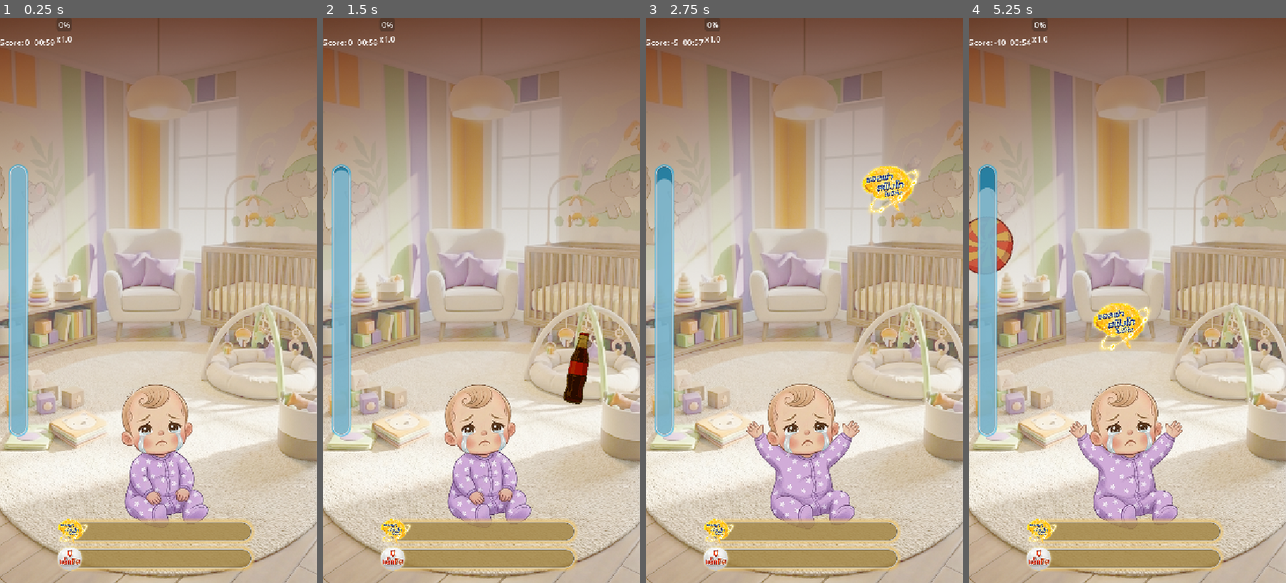
Above: before the commit, frames 1-4 (left to right).
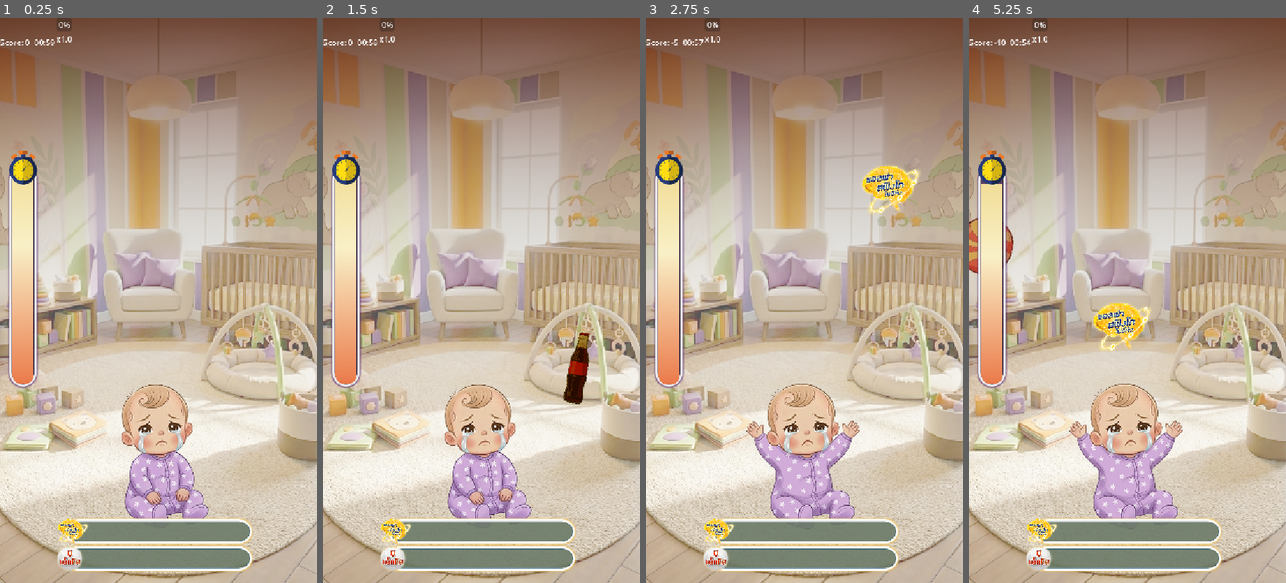
Above: after the commit, the same moments.

Repository: 6099sin/pro-c
Game: Godot game, scene res://scenes/core/Main.tscn
The game is run twice, just before and just after one commit, with the same random seed, the same clock (stepped at 60 frames per second) and the same inputs. This scene is started directly instead of the project's main scene.
Inputs (mouse positions are in pixels of both pictures, inside the frame that each line leads up to):
- Up to frame 1 (0.25 s): no input
- Up to frame 2 (1.5 s): tap Enter at 0.5 s; move the mouse to (551, 272) at 0.52 s; click (551, 272) at 0.67 s; drag from (627, 323) to (481, 453) at 1.27 s
- Up to frame 3 (2.75 s): move the mouse to (836, 176) at 2.02 s; click (836, 176) at 2.17 s
- Up to frame 4 (5.25 s): drag from (1111, 413) to (1032, 215) at 2.77 s; drag from (1241, 187) to (1143, 300) at 3.52 s; drag from (981, 357) to (1079, 159) at 4.27 s; move the mouse to (1143, 300) at 5.02 s; click (1143, 300) at 5.17 s

The runs differ from the first frame. In frame 1, 9.3% of the frame differs, in the area x 2-81%, y 23-98%; in frame 2, 9.2%; in frame 3, 9.2%; in frame 4, 9.3%.

Commit message:
update UI in gameplay loop

Diff:
--- a/scenes/ui/HUD.tscn
+++ b/scenes/ui/HUD.tscn
@@ -1,9 +1,11 @@
-[gd_scene load_steps=13 format=3 uid="uid://hudscene"]
+[gd_scene load_steps=15 format=3 uid="uid://hudscene"]
 
 [ext_resource type="Script" uid="uid://cpgkposixu2d6" path="res://scripts/ui/HUD.gd" id="1_hud"]
 [ext_resource type="Texture2D" uid="uid://dbgi1yh3bas4b" path="res://assets/UI/Item/Alpha.png" id="2_6ll6g"]
-[ext_resource type="StyleBox" uid="uid://b4ll0t0y4e38t" path="res://scenes/ui/HUD_FillBar.tres" id="3_4ed8p"]
+[ext_resource type="Texture2D" uid="uid://c7yq2emkqgto7" path="res://assets/UI/UI2/BarAlpha_Fill.png" id="2_rnyu1"]
 [ext_resource type="Texture2D" uid="uid://bp41wh7ort5ab" path="res://assets/UI/Item/Beta.png" id="3_ig75s"]
+[ext_resource type="Texture2D" uid="uid://ftf3l8xi3phu" path="res://assets/UI/UI2/Clock_Fill.png" id="5_rnyu1"]
+[ext_resource type="Texture2D" uid="uid://4rw6mk6p4xkw" path="res://assets/UI/UI2/Clock.png" id="6_jlufg"]
 
 [sub_resource type="StyleBoxFlat" id="StyleBoxFlat_6ll6g"]
 content_margin_left = 0.0
@@ -23,30 +25,25 @@
 content_margin_top = 2.0
 content_margin_right = 2.0
 content_margin_bottom = 2.0
-bg_color = Color(0.1, 0.1, 0.1, 0.3)
-border_width_left = 2
-border_width_top = 2
-border_width_right = 2
-border_width_bottom = 2
+bg_color = Color(0, 0.2509804, 0.42745098, 0.49411765)
+border_width_left = 4
+border_width_top = 5
+border_width_right = 4
+border_width_bottom = 5
+border_color = Color(1, 1, 1, 1)
 corner_radius_top_left = 30
 corner_radius_top_right = 30
 corner_radius_bottom_right = 30
 corner_radius_bottom_left = 30
 corner_detail = 6
+expand_margin_top = 5.0
+expand_margin_bottom = 5.0
 shadow_color = Color(0.9411765, 0.7607843, 0.36078432, 0.75686276)
-shadow_size = 8
-
-[sub_resource type="StyleBoxFlat" id="StyleBoxFlat_rnyu1"]
-content_margin_left = 2.0
-content_margin_top = 2.0
-content_margin_right = 2.0
-content_margin_bottom = 2.0
-bg_color = Color(1, 1, 1, 0.4)
-corner_radius_top_left = 30
-corner_radius_top_right = 30
-corner_radius_bottom_right = 30
-corner_radius_bottom_left = 30
-corner_detail = 6
+shadow_size = 4
+
+[sub_resource type="StyleBoxTexture" id="StyleBoxTexture_jlufg"]
+texture = ExtResource("2_rnyu1")
+region_rect = Rect2(12, 0, 316, 36)
 
 [sub_resource type="StyleBoxFlat" id="StyleBoxFlat_ig75s"]
 content_margin_left = 0.0
@@ -65,18 +62,21 @@
 content_margin_top = 2.0
 content_margin_right = 2.0
 content_margin_bottom = 2.0
-bg_color = Color(0.1, 0.1, 0.1, 0.3)
-border_width_left = 2
-border_width_top = 2
-border_width_right = 2
-border_width_bottom = 2
+bg_color = Color(0, 0.2509804, 0.42745098, 0.49411765)
+border_width_left = 4
+border_width_top = 5
+border_width_right = 4
+border_width_bottom = 5
+border_color = Color(1, 1, 1, 1)
 corner_radius_top_left = 30
 corner_radius_top_right = 30
 corner_radius_bottom_right = 30
 corner_radius_bottom_left = 30
 corner_detail = 6
+expand_margin_top = 5.0
+expand_margin_bottom = 5.0
 shadow_color = Color(0.9411765, 0.7607843, 0.36078432, 0.75686276)
-shadow_size = 8
+shadow_size = 4
 
 [sub_resource type="StyleBoxFlat" id="StyleBoxFlat_p4k5r"]
 content_margin_left = 0.0
@@ -96,29 +96,26 @@
 content_margin_right = 2.0
 content_margin_bottom = 2.0
 bg_color = Color(0.1, 0.1, 0.1, 0.3)
-border_width_left = 2
-border_width_top = 2
-border_width_right = 2
-border_width_bottom = 2
+border_width_left = 5
+border_width_top = 5
+border_width_right = 5
+border_width_bottom = 5
+border_color = Color(0.9209947, 0.92099464, 0.9209944, 1)
 corner_radius_top_left = 30
 corner_radius_top_right = 30
 corner_radius_bottom_right = 30
 corner_radius_bottom_left = 30
 corner_detail = 6
-shadow_color = Color(4.042983e-06, 0.6645114, 0.93815446, 0.75686276)
+expand_margin_left = 6.0
+expand_margin_right = 6.0
+expand_margin_bottom = 6.0
+shadow_color = Color(0.30588236, 0.11372549, 0.43137255, 0.65882355)
 shadow_size = 4
 
-[sub_resource type="StyleBoxFlat" id="StyleBoxFlat_euikm"]
-content_margin_left = 2.0
-content_margin_top = 2.0
-content_margin_right = 2.0
-content_margin_bottom = 2.0
-bg_color = Color(1, 1, 1, 0.4)
-corner_radius_top_left = 30
-corner_radius_top_right = 30
-corner_radius_bottom_right = 30
-corner_radius_bottom_left = 30
-corner_detail = 6
+[sub_resource type="StyleBoxTexture" id="StyleBoxTexture_l20r4"]
+texture = ExtResource("5_rnyu1")
+texture_margin_bottom = 15.0
+region_rect = Rect2(0, 45, 36, 235)
 
 [node name="HUD" type="Control"]
 layout_mode = 3
@@ -187,7 +184,7 @@
 layout_mode = 2
 size_flags_vertical = 4
 theme_override_styles/background = SubResource("StyleBoxFlat_4ed8p")
-theme_override_styles/fill = SubResource("StyleBoxFlat_rnyu1")
+theme_override_styles/fill = SubResource("StyleBoxTexture_jlufg")
 max_value = 500.0
 step = 1.0
 value = 58.0
@@ -218,7 +215,7 @@
 layout_mode = 2
 size_flags_vertical = 4
 theme_override_styles/background = SubResource("StyleBoxFlat_jlufg")
-theme_override_styles/fill = ExtResource("3_4ed8p")
+theme_override_styles/fill = SubResource("StyleBoxTexture_jlufg")
 max_value = 500.0
 step = 1.0
 value = 80.0
@@ -242,10 +239,10 @@
 anchor_top = 0.5
 anchor_bottom = 0.5
 offset_top = -275.0
-offset_right = 40.0
-offset_bottom = 275.0
+offset_right = 69.0
+offset_bottom = 170.0
 grow_vertical = 2
-theme_override_constants/margin_left = 20
+theme_override_constants/margin_left = 25
 
 [node name="HBoxContainer" type="HBoxContainer" parent="MarginContainer2"]
 layout_mode = 2
@@ -261,9 +258,24 @@
 layout_mode = 2
 size_flags_vertical = 1
 theme_override_styles/background = SubResource("StyleBoxFlat_jvmx1")
-theme_override_styles/fill = SubResource("StyleBoxFlat_euikm")
+theme_override_styles/fill = SubResource("StyleBoxTexture_l20r4")
 max_value = 60.0
 step = 1.0
 value = 60.0
 fill_mode = 3
 show_percentage = false
+
+[node name="MarginContainer" type="MarginContainer" parent="MarginContainer2/HBoxContainer/PanelContainer3"]
+layout_mode = 2
+theme_override_constants/margin_left = -10
+theme_override_constants/margin_top = -30
+theme_override_constants/margin_right = -25
+
+[node name="TextureRect" type="TextureRect" parent="MarginContainer2/HBoxContainer/PanelContainer3/MarginContainer"]
+custom_minimum_size = Vector2(70, 70)
+layout_mode = 2
+size_flags_horizontal = 4
+size_flags_vertical = 0
+texture = ExtResource("6_jlufg")
+expand_mode = 1
+stretch_mode = 4
Binary file added: assets/UI/UI2/Clock.png
Not shown, added: assets/UI/UI2/Clock.png.import
